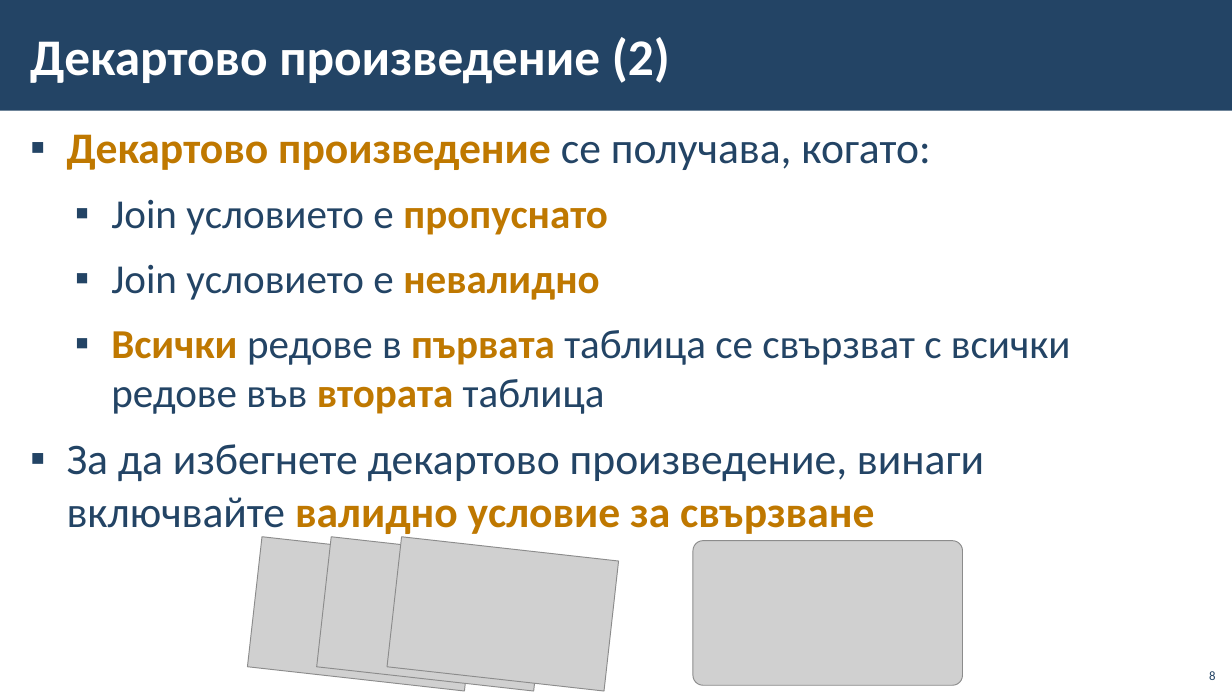
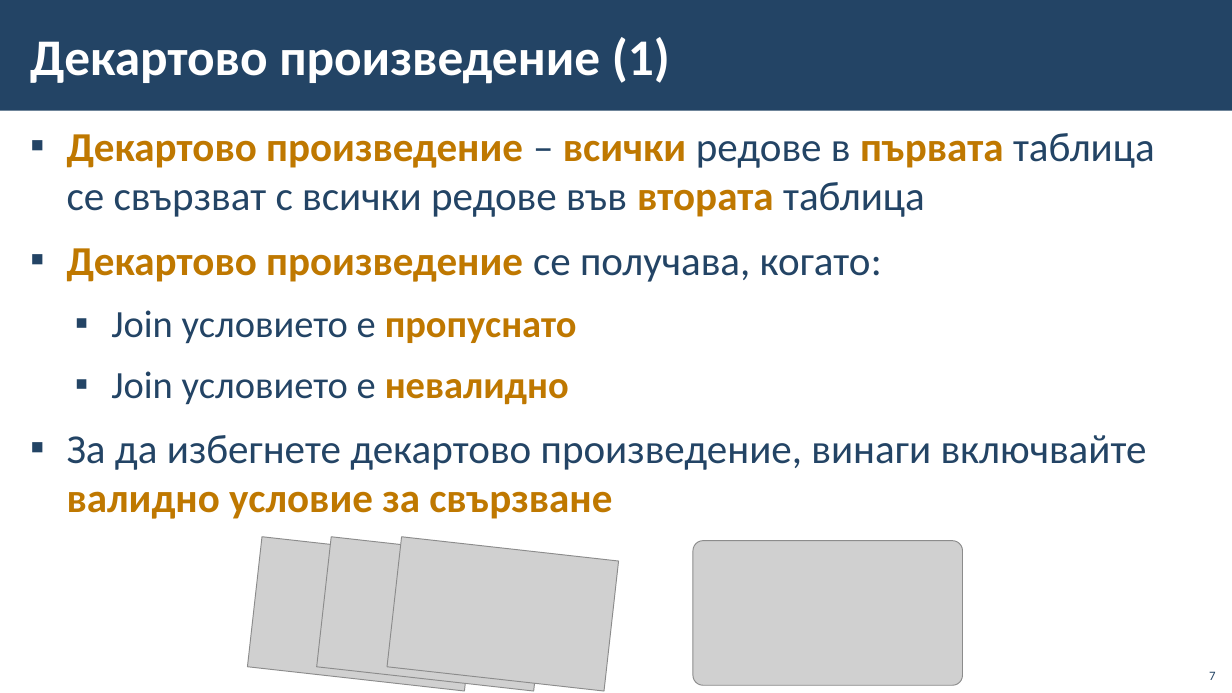
Before and after one commit to BG-IT-Edu/School-Programming, a slide deck: slide 7 of Courses/Software-Sciences/Module-3-Databases-New/09-Joining-Tables/09-Joining-Tables.pptx (slide 8 before the commit). Drawn at 1232x693 pixels with LibreOffice and Linux fonts; fonts in the diff are those of the drawing; grey boxes stand for pictures; background and template pictures are left out. Boxes give left, top, right and bottom in pixels: in the first picture for what was removed or moved away, otherwise in the second. Text is boxed around its words. In the diff, an @@ line names an element or a change of style, - is before the commit and + after.

```diff
--- a/Courses/Software-Sciences/Module-3-Databases-New/09-Joining-Tables/09-Joining-Tables.pptx
+++ b/Courses/Software-Sciences/Module-3-Databases-New/09-Joining-Tables/09-Joining-Tables.pptx
@@ title at (30,37,670,84): text changed @@
-Декартово произведение (2)
+Декартово произведение (1)
@@ text at (67,133,1155,217): paragraph added @@
+▪ Декартово произведение – всички редове в първата таблица се свързват с всички редове във втората таблица
@@ text at (67,248,1147,519): size 34 to 32 pt in "Декартово произведение се получава, когато:", "За да избегнете декартово произведение, винаги включвайте ..."; size 32 to 30 pt in "Join условието е пропуснато", "Join условието е невалидно" @@
@@ text at (111,330,1071,414): paragraph removed @@
-  ▪ Всички редове в първата таблица се свързват с всички редове във втората таблица
@@ page number at (1209,671,1215,680): text changed @@
-8
+7
```
Also in this commit, not shown: 11 other slides changed, 3 other files.
